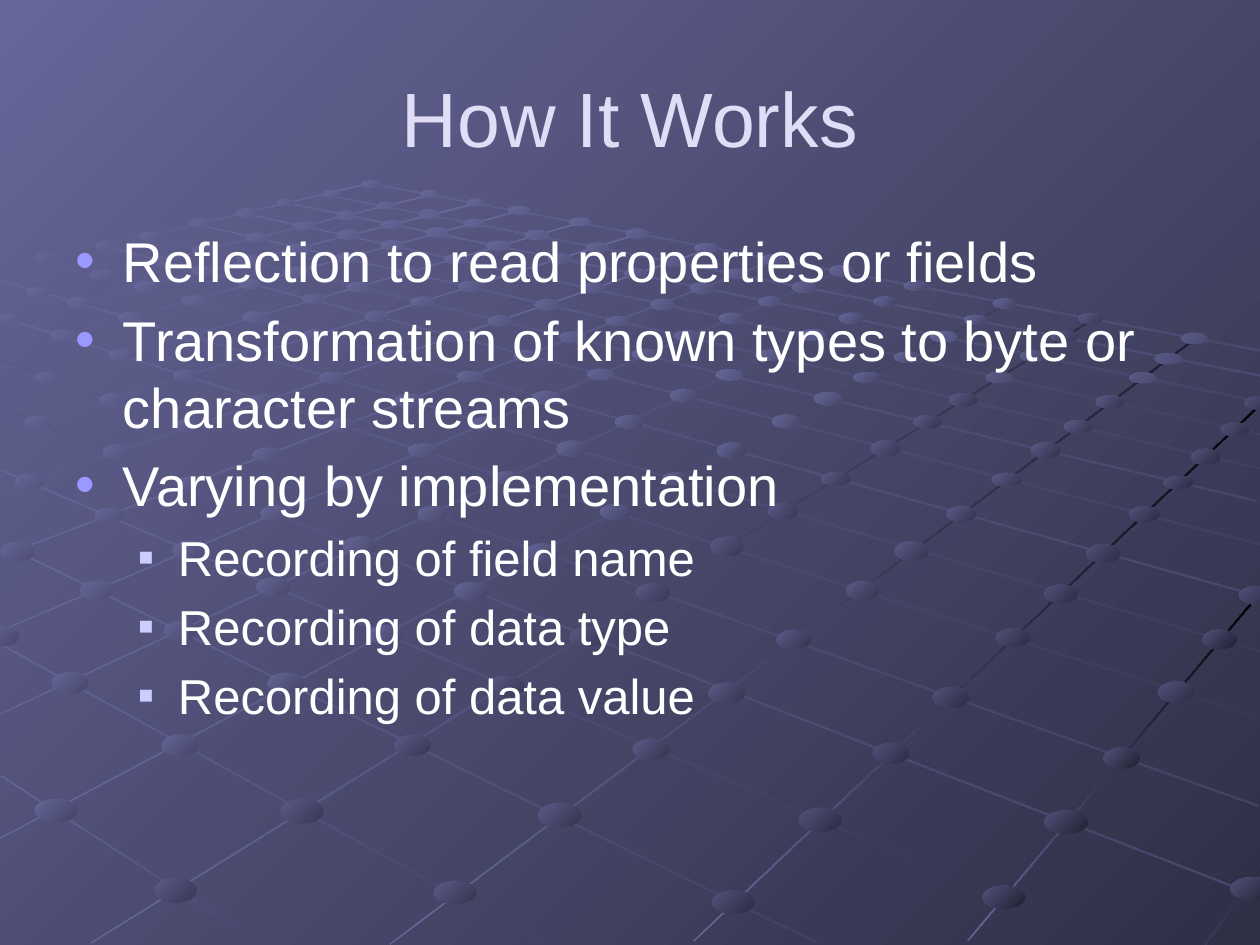
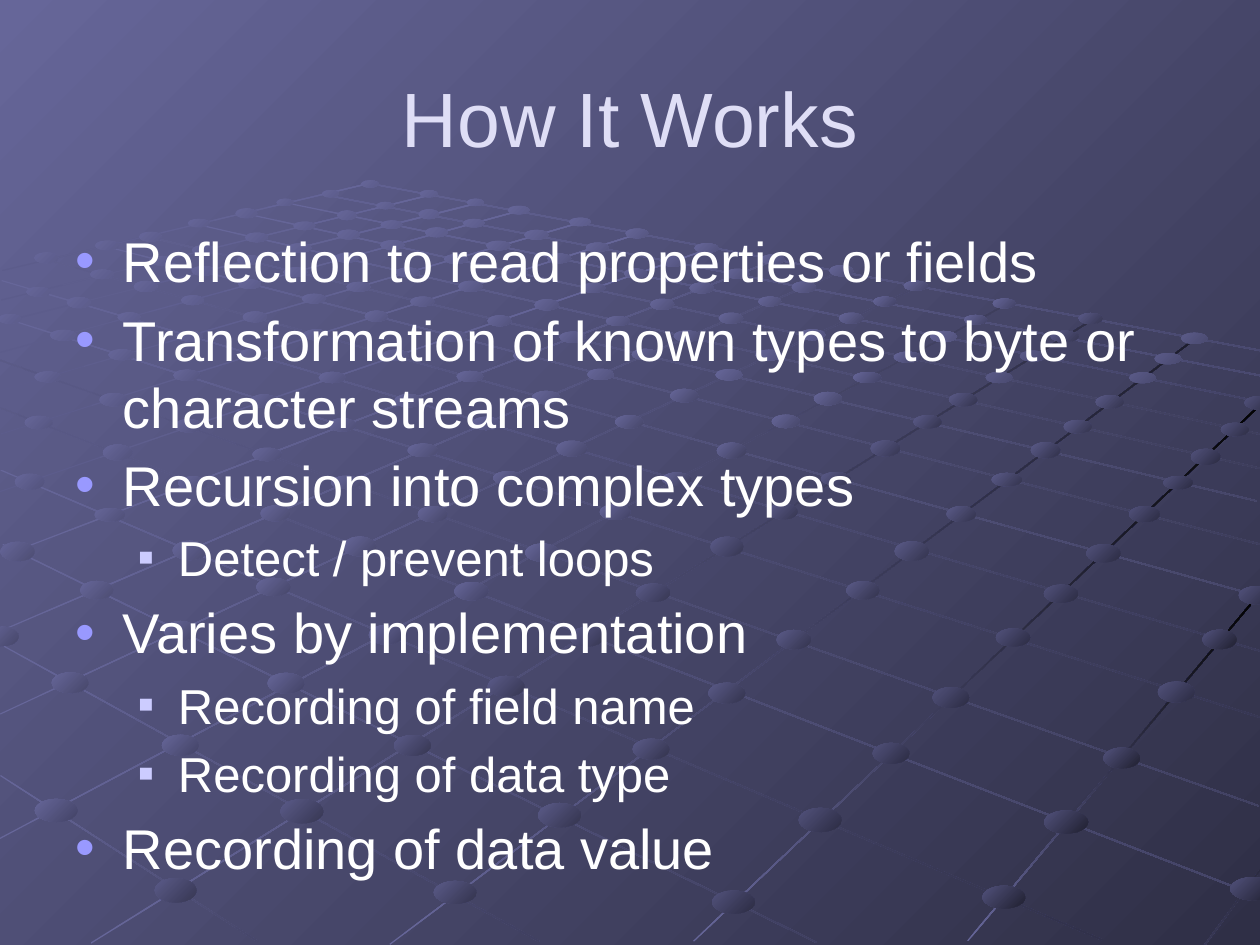
Before and after one commit to gregsohl/.NetSerialization-Presentation, a slide deck: slide 8 of .NET Serialization.pptx. Drawn at 1260x945 pixels with LibreOffice and Linux fonts; fonts in the diff are those of the drawing. Boxes give left, top, right and bottom in pixels: in the first picture for what was removed or moved away, otherwise in the second. Text is boxed around its words. In the diff, an @@ line names an element or a change of style, - is before the commit and + after.

```diff
--- a/.NET Serialization.pptx
+++ b/.NET Serialization.pptx
@@ text at (123, 465, 854, 664): text changed @@
-• Varying by implementation
+• Recursion into complex types
+  ■ Detect / prevent loops
+• Varies by implementation
@@ text at (394, 828, 714, 870): size 28 to 32 pt in "Recording of data value"; bullet ■ to •; list level 2 to 1 in "Recording of data value"; bullet colour #CCCCFF to #9999FF @@
```
Also in this commit, not shown: 4 other slides changed, 8 other files.
